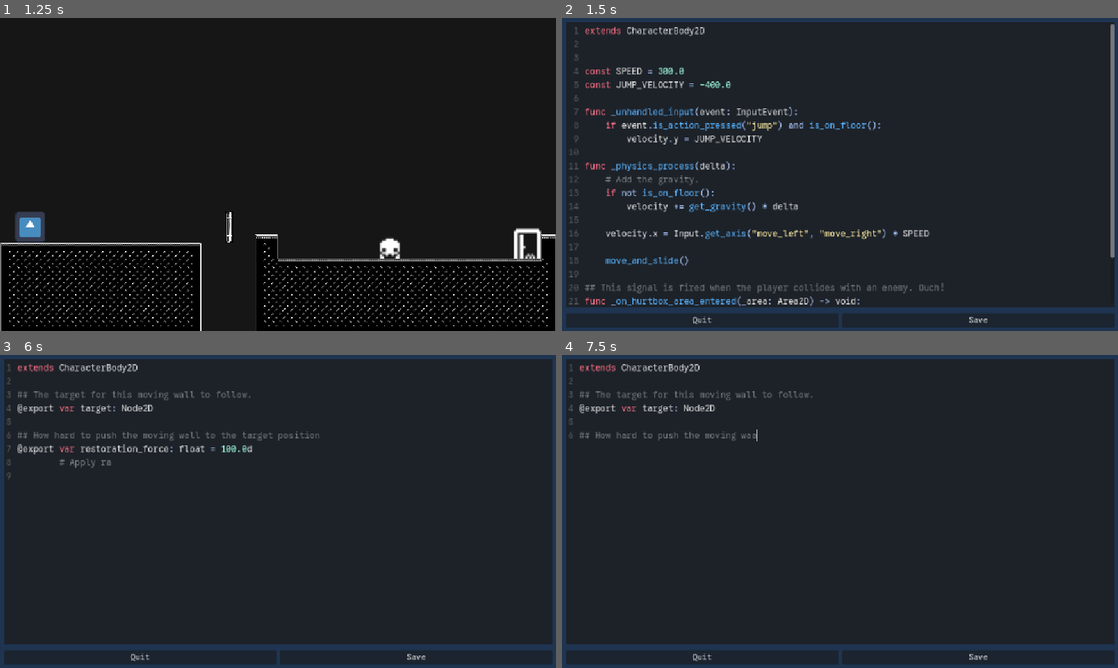
Above: before the commit, frames 1-4 (two rows, left to right).
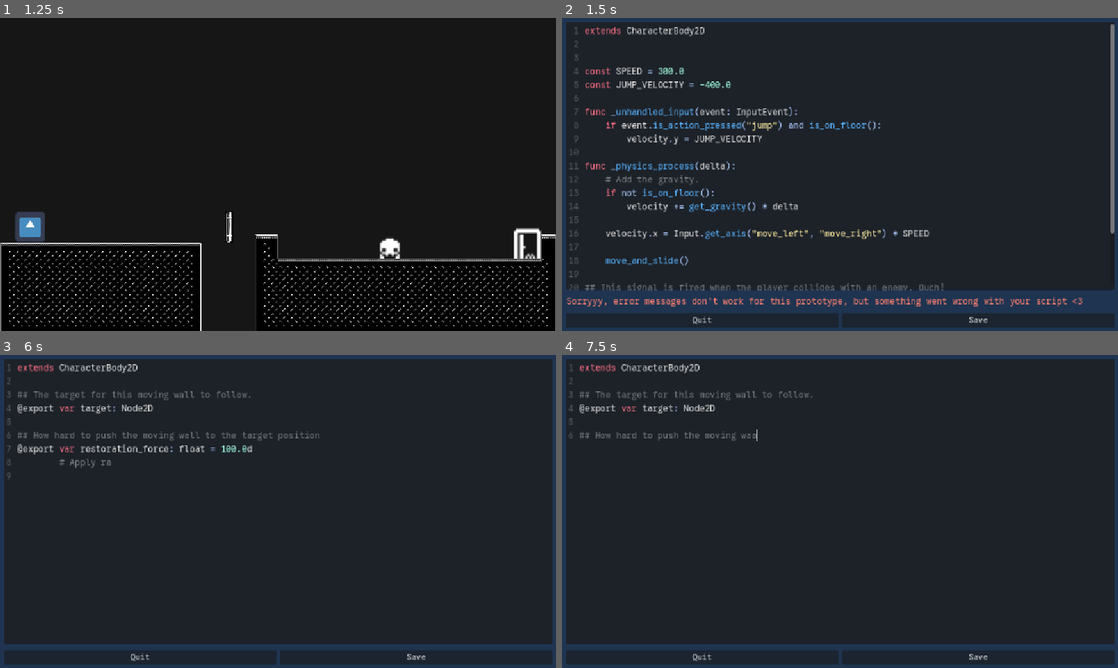
Above: after the commit, the same moments.

Repository: weedleeedle/self-coding-game-prototype
Game: Godot game, scene res://scene/title/title.tscn
Two runs of this game, one before a commit and one after it. Both use one fixed random seed, a clock stepped at 60 frames per second and the inputs below. The engine's default icon, where the game draws it, is replaced by a stand-in: a white triangle on a blue panel in a dark square.
Inputs (mouse positions are in pixels of both pictures, inside the frame that each line leads up to):
- Up to frame 1 (1.25 s): click "Play Platformer Level" at 0.5 s
- Up to frame 2 (1.5 s): move the mouse to (589, 227) at 1.27 s; press the mouse at (589, 227) at 1.28 s; hold D (move_right) from 1.28 s (still down)
- Up to frame 3 (6 s): tap Space (jump) at 1.52, 3.02, 4.25, 4.52, 5.27, 5.75 s; release D (move_right) at 2 s; release the mouse at (27, 564) at 2 s; click "Save" at 2 s; move the mouse to (227, 564) at 2.77 s; hold D (move_right) 2.78-3.53 s; click (227, 564) at 2.85 s; tap Enter at 3.5, 5 s; move the mouse to (333, 442) at 3.52 s; press the mouse at (333, 442) at 3.53 s; hold A (move_left) 3.53-4.28 s; move the mouse to (250, 574) at 4.27 s; release the mouse at (250, 574) at 4.28 s; hold D (move_right) 4.28-5.78 s; click (250, 574) at 4.35 s; move the mouse to (444, 558) at 5.02 s; press the mouse at (444, 558) at 5.03 s; move the mouse to (111, 464) at 5.77 s; release the mouse at (111, 464) at 5.78 s; hold A (move_left) from 5.78 s (still down); click (111, 464) at 5.85 s
- Up to frame 4 (7.5 s): tap Space (jump) at 6.02, 7.25 s; tap Enter at 6.5 s; move the mouse to (867, 511) at 6.52 s; release A (move_left) at 6.53 s; press the mouse at (867, 511) at 6.53 s; hold D (move_right) 6.53-7.28 s; move the mouse to (756, 433) at 7.27 s; release the mouse at (756, 433) at 7.28 s; hold A (move_left) from 7.28 s (still down); click (756, 433) at 7.35 s

Frame 1 is identical in both runs. In frame 2, 5.2% of the frame differs, in the area x 0-100%, y 68-93%; in frame 3, less than 0.1%; in frame 4, less than 0.1%.

Commit message:
Changed shown error message on code editor.
For this prototype we're not going to figure out how to do error
messages since it will probably be difficult.

Diff:
--- a/godot/components/code_editor/code_editor.gd
+++ b/godot/components/code_editor/code_editor.gd
@@ -34,7 +34,6 @@
     var error = is_valid_script(edited_script, code_edit.text)
     if error:
         error_descriptor.show()
-        error_descriptor.text = "AAAAAAAAAA"
         return
 
     # If no error...
--- a/godot/components/code_editor/code_editor.tscn
+++ b/godot/components/code_editor/code_editor.tscn
@@ -44,10 +44,9 @@
 
 [node name="ErrorDescriptor" type="Label" parent="MarginContainer/VBoxContainer"]
 unique_name_in_owner = true
-visible = false
 layout_mode = 2
 theme_override_colors/font_color = Color(1, 0.5023, 0.43551, 1)
-text = "AAAAAAAAAA"
+text = "Sorryyy, error messages don't work for this prototype, but something went wrong with your script <3"
 
 [node name="HBoxContainer" type="HBoxContainer" parent="MarginContainer/VBoxContainer"]
 layout_mode = 2
